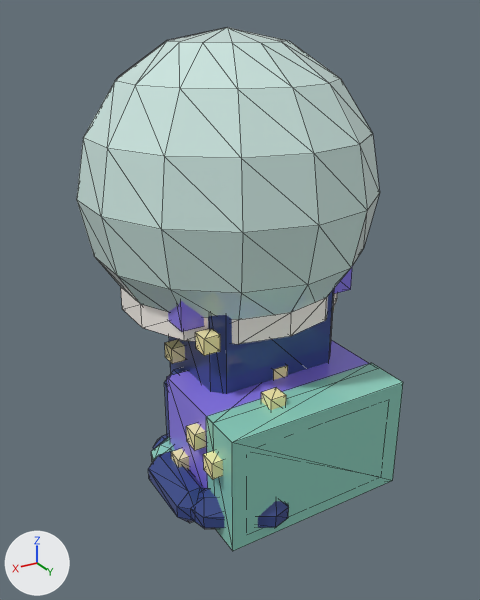
Renders of the glTF model assets/cat-cafe/exports/CatCafe_Cat_Aurora_Sit.glb from each side of a commit.
The view is the same before and after, from a camera (50 mm lens) standing at (1.528, 2.395, 2.075) and looking at (0.063, -0.047, 0.854). Every picture has the same lights, and +X, +Y and +Z are marked at lower left. The first picture is the older version. Mesh edges are drawn as thin lines. Vertices at exactly the same position are counted once.

Names of what the first picture shows: 'CatCafe_Cat_Aurora_Sit_Body', 'CatCafe_Cat_Aurora_Sit_Head', 'CatCafe_Cat_Aurora_Sit_Prop', 'CatCafe_Cat_Aurora_Sit_Prop_Glass', 'CatCafe_Cat_Aurora_Sit_Tail'.
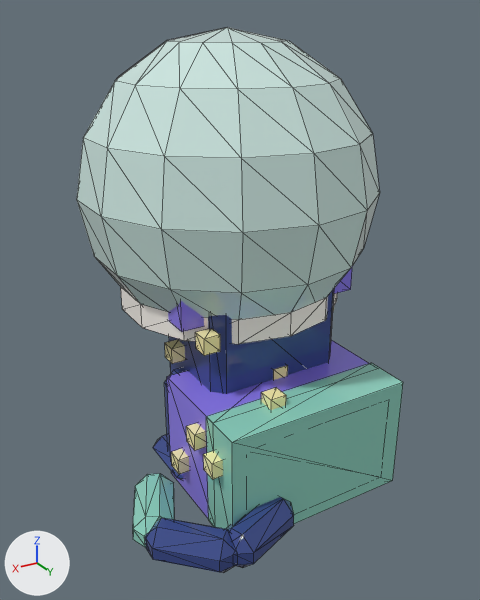
Boxes (x1, y1, x2, y2) around the edits, measured in the pictures (480 x 600 px):
'CatCafe_Cat_Aurora_Sit_Tail', reshaped: before (148, 437, 289, 529); after (133, 474, 294, 573)

Edits to the bpy script that builds the scene:
```text
Change me_catcafe_cat_aurora_sit_tail:
    used by ob_catcafe_cat_aurora_sit_tail; location = (0.19, 0.513, 0.104)
    remove me_catcafe_cat_aurora_sit_tail.from_pydata(...)  # 72 vertices, 132 faces; spans x -0.039..0.398, y -0.782..0.06, z -0.086..0.086
    add me_catcafe_cat_aurora_sit_tail.from_pydata(...)  # 72 vertices, 132 faces; spans x -0.037..0.613, y -0.461..0.184, z -0.086..0.086
    me_catcafe_cat_aurora_sit_tail part 1: 72 of 72 vertices moved; they spanned x -0.039..0.398, y -0.782..0.06, z -0.086..0.086 and now span x -0.037..0.613, y -0.461..0.184, z -0.086..0.086; mean shift (0.146, 0.288, 0.0)
```
